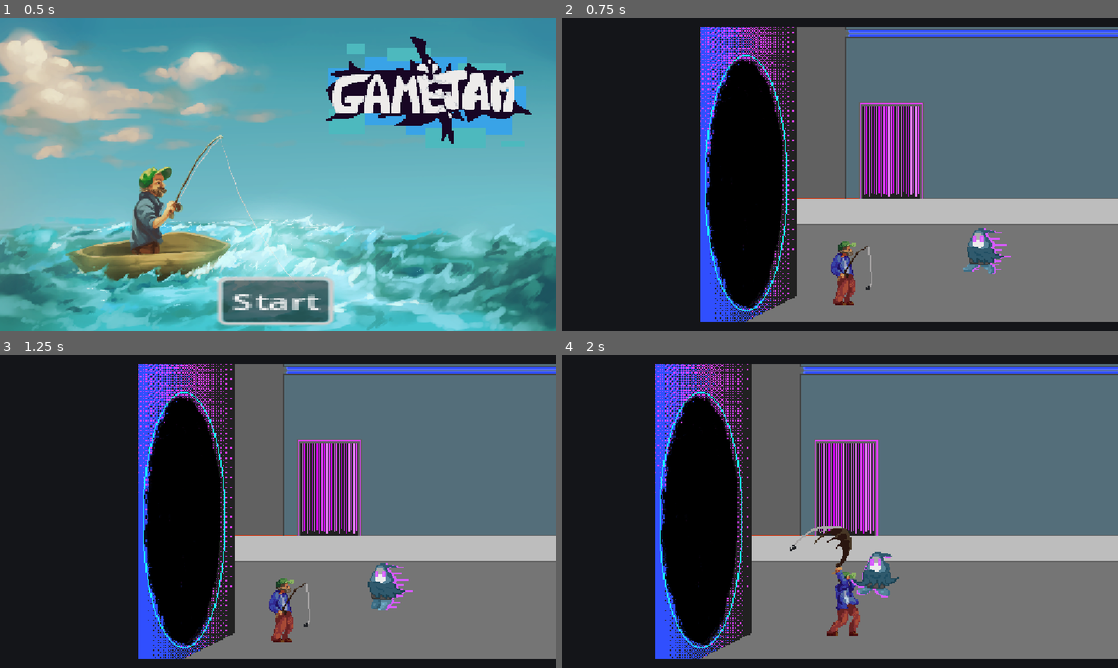
Above: before the commit, frames 1-4 (two rows, left to right).
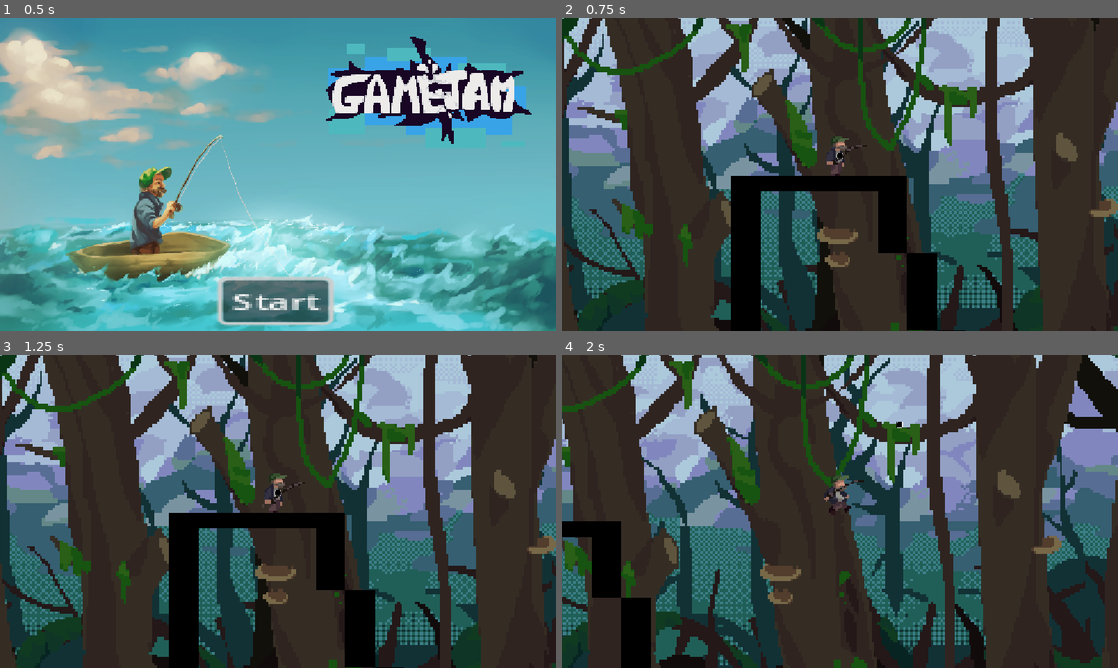
Above: after the commit, the same moments.

Repository: ActuallyaWyrm/Game-Jam
Game: Godot game, scene res://scenes/menu.tscn
Two runs of this game, one before a commit and one after it. Both use one fixed random seed, a clock stepped at 60 frames per second and the inputs below.
Inputs (mouse positions are in pixels of both pictures, inside the frame that each line leads up to):
- Up to frame 1 (0.5 s): no input
- Up to frame 2 (0.75 s): click "Start" at 0.5 s
- Up to frame 3 (1.25 s): no input
- Up to frame 4 (2 s): move the mouse to (962, 495) at 1.27 s; hold Right (walk_right) from 1.28 s (still down); right-click (962, 495) at 1.35 s; click (962, 495) at 1.42 s; tap Up (jump) at 1.52 s

Frame 1 is identical in both runs. In frame 2, 93% of the frame differs, in the area x 0-100%, y 0-100%; in frame 3, 93%; in frame 4, 97%.

Commit message:
Console controllers coexist with mouse

Diff:
--- a/autoload/launch.gd
+++ b/autoload/launch.gd
@@ -5,10 +5,12 @@
 var locked = false
 var escaped = false
 var current_game: game = game.MENU
+var is_joypad = false
 
 func _process(delta: float) -> void:
 
-
+	if Input.is_action_just_pressed("reset"):
+		get_tree().change_scene_to_file("res://scenes/menu.tscn")
 
 	if current_game == game.PLATFORMER and !escaped:
 			Input.mouse_mode = Input.MOUSE_MODE_CAPTURED
@@ -25,3 +27,12 @@
 			Input.mouse_mode = Input.MOUSE_MODE_VISIBLE
 	else:
 		Input.mouse_mode = Input.MOUSE_MODE_VISIBLE
+
+func _input(event: InputEvent) -> void:
+	if event is InputEventJoypadButton or InputEventJoypadMotion:
+		if (event is InputEventJoypadMotion and abs(event.axis_value) > 0.07) or event is InputEventJoypadButton:
+			is_joypad = true
+		else:
+			is_joypad = false
+	elif event is InputEventMouseMotion or InputEventMouseButton or InputEventKey:
+		is_joypad = false
--- a/player_platformer.gd
+++ b/player_platformer.gd
@@ -2,6 +2,7 @@
 
 # movement vars
 
+var leaving = false
 var max_mod = 1
 var slide_mod = 1.5
 var friction = 1.5
@@ -82,12 +83,11 @@
 
 	# walk
 
-	if !zipping:
-		direction = Input.get_axis("walk_left", "walk_right")
+	direction = Input.get_axis("walk_left", "walk_right")
+	if Launch.is_joypad:
 		aim_hor = Input.get_joy_axis(0, JOY_AXIS_LEFT_X)
 		aim_vert = Input.get_joy_axis(0, JOY_AXIS_LEFT_Y)
-	else:
-		direction = 0
+
 
 	# slide
 
@@ -188,6 +188,9 @@
 	else:
 		velocity.x = speed
 	move_and_slide()
+	if leaving:
+		leaving = false
+		get_tree().change_scene_to_file("res://assets/hack_n_slash.tscn")
 
 # handle grapple input
 
@@ -248,9 +251,8 @@
 		$Cursor.global_position += event.screen_relative
 		var normal = ($Cursor.global_position - global_position).normalized()
 		$Cursor.global_position = global_position + (normal * radius)
-	if event is InputEventJoypadMotion:
-		$Cursor.position.x = aim_hor * radius
-		$Cursor.position.y = aim_vert * radius
+	if Launch.is_joypad:
+		$Cursor.position = Vector2(aim_hor, aim_vert) * radius
 # flip character to face appropriate direction
 # draw line between hook and player
 
@@ -297,4 +299,4 @@
 
 func _on_area_2d_body_entered(body: Node2D) -> void:
 	Launch.current_game = Launch.game.MENU
-	get_tree().change_scene_to_file("res://assets/hack_n_slash.tscn")
+	leaving = true
--- a/project.godot
+++ b/project.godot
@@ -21,8 +21,8 @@
 
 [display]
 
+window/size/mode=3
 window/stretch/mode="canvas_items"
-window/stretch/aspect="expand"
 
 [input]
 
@@ -114,6 +114,16 @@
 , Object(InputEventJoypadButton,"resource_local_to_scene":false,"resource_name":"","device":-1,"button_index":12,"pressure":0.0,"pressed":true,"script":null)
 ]
 }
+reset={
+"deadzone": 0.2,
+"events": [Object(InputEventKey,"resource_local_to_scene":false,"resource_name":"","device":-1,"window_id":0,"alt_pressed":false,"shift_pressed":false,"ctrl_pressed":false,"meta_pressed":false,"pressed":false,"keycode":0,"physical_keycode":4194306,"key_label":0,"unicode":0,"location":0,"echo":false,"script":null)
+, Object(InputEventJoypadButton,"resource_local_to_scene":false,"resource_name":"","device":-1,"button_index":6,"pressure":0.0,"pressed":false,"script":null)
+]
+}
+
+[input_devices]
+
+pointing/emulate_mouse_from_touch=false
 
 [physics]
 
--- a/scenes/platformer.tscn
+++ b/scenes/platformer.tscn
@@ -99,7 +99,8 @@
 tile_set = ExtResource("6_qcnyv")
 
 [node name="Area2D" type="Area2D" parent="." unique_id=265086085]
-position = Vector2(1126, 548)
+position = Vector2(1174, 982)
+scale = Vector2(0.83220935, 0.36675104)
 script = ExtResource("7_bareo")
 
 [node name="CollisionShape2D" type="CollisionShape2D" parent="Area2D" unique_id=1870977399]
Not shown, changed: export_presets.cfg
